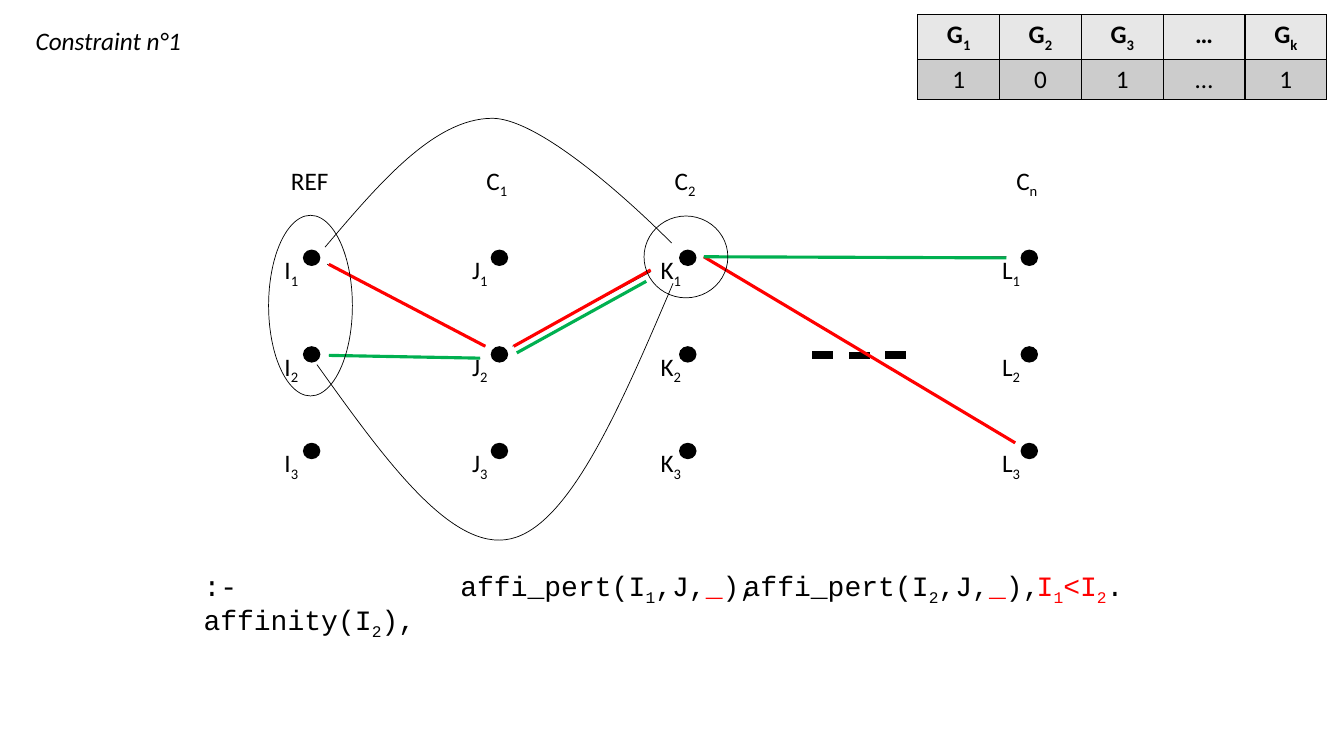
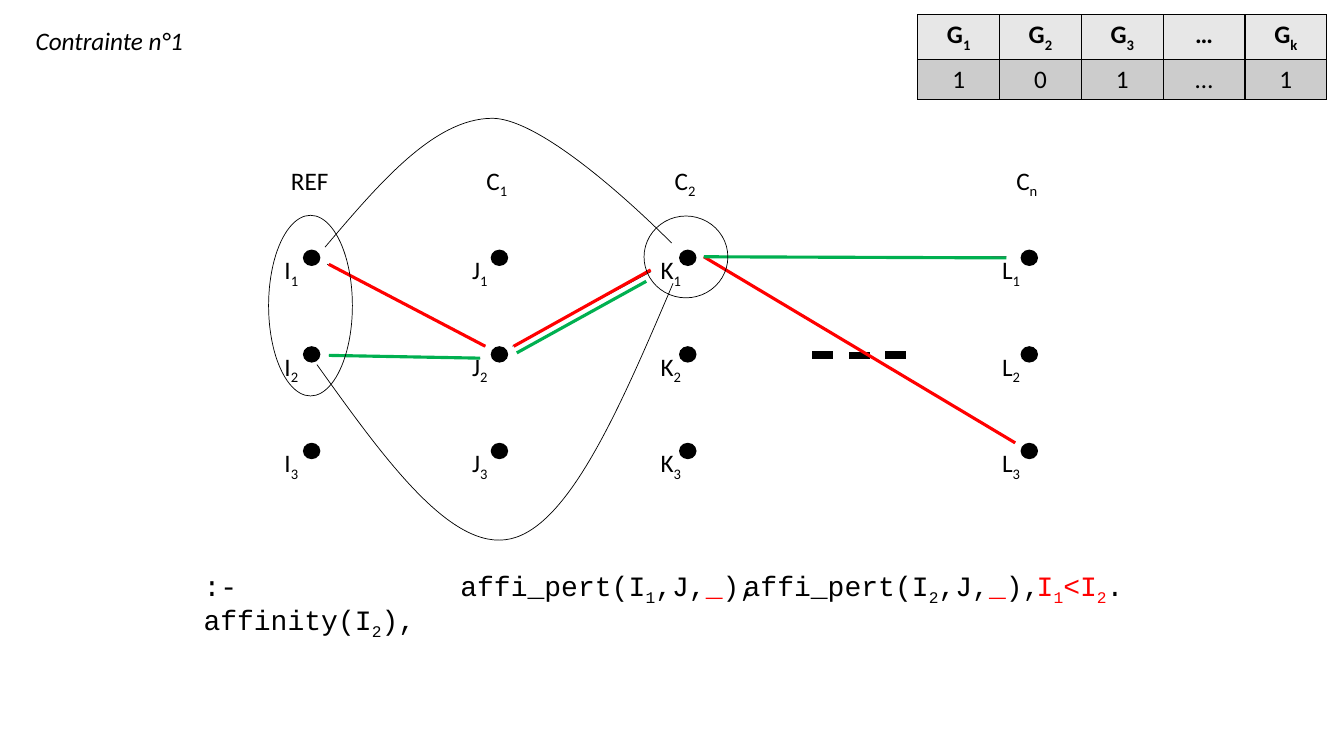
Before and after one commit to F-Michelon/PIIA, a slide deck: slide 19 of PRODUCTIONS/Algorithm-n-classes-.odp. Drawn at 1344x756 pixels with LibreOffice and Linux fonts; fonts in the diff are those of the drawing. Boxes give left, top, right and bottom in pixels: in the first picture for what was removed or moved away, otherwise in the second. Text is boxed around its words. In the diff, an @@ line names an element or a change of style, - is before the commit and + after.

```diff
--- a/PRODUCTIONS/Algorithm-n-classes-.odp
+++ b/PRODUCTIONS/Algorithm-n-classes-.odp
@@ text at (36,32,183,50): text changed @@
-Constraint n°1
+Contrainte n°1
```
Also in this commit, not shown: 1 other file.
